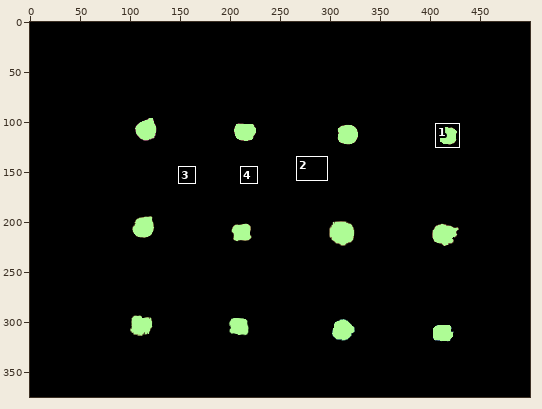
One commit to this sprite sheet: test/Annotations/video1/00000.png. Above: a wide view before the commit, with the close-up outlined.
Close-up. Before:
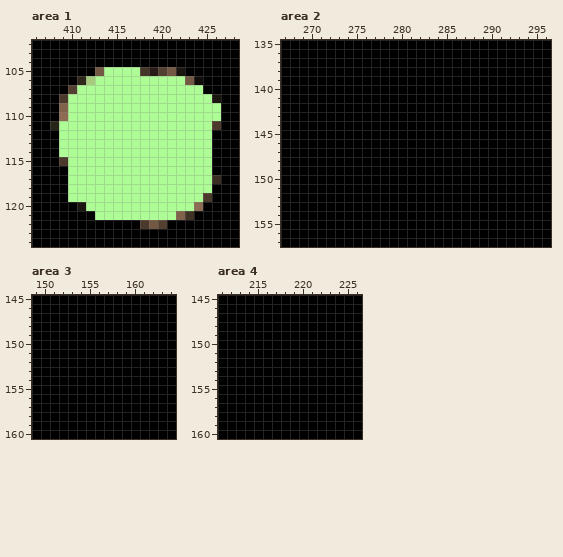
The file is 500x375 pixels. Colours within 5 levels of each other are drawn and written as one. Shown: area 1: x 406..428, y 102..124; area 2: x 267..296, y 135..157; area 3: x 149..164, y 145..160; area 4: x 211..226, y 145..160. The commit also changed other parts of the picture, which this record leaves out.
After:
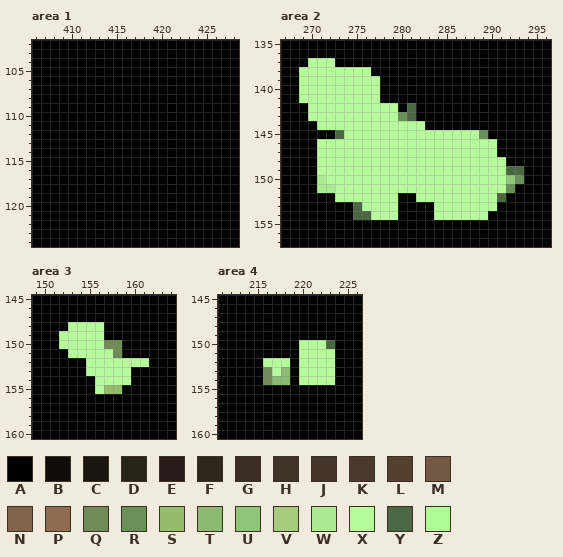
Palette (. is transparent): A #000000  B #120d0b  C #1b1510  D #272517  E #2a1b19  F #30271c  G #392e21  H #3f3325  J #453529  K #4b392c  L #544031  M #735843  N #81634c  P #8d6c53  Q #708b57  R #699059  S #95bc6c  T #8cba73  U #90c67a  V #a6ca7e  W #aaea92  X #b7fc9c  Y #4b6643  Z #aefc95
The exact change:
Area 1:
y 105: x 413..422 MZZZZJELMC -> AAAAAAAAAA
y 106: x 411..424 FVZZZZZZZZZZMB -> AAAAAAAAAAAAAA
y 107: x 410..424 LZZZZZZZZZZZZZZ -> AAAAAAAAAAAAAAA
y 108: x 409..426 KZZZZZZZZZZZZZZZZC -> AAAAAAAAAAAAAAAAAA
y 109: x 409..426 NZZZZZZZZZZZZZZZZZ -> AAAAAAAAAAAAAAAAAA
y 110: x 409..426 PZZZZZZZZZZZZZZZZZ -> AAAAAAAAAAAAAAAAAA
y 111: x 408..426 DZZZZZZZZZZZZZZZZZK -> AAAAAAAAAAAAAAAAAAA
y 112..114: x 409..425 ZZZZZZZZZZZZZZZZZ -> AAAAAAAAAAAAAAAAA
y 115: x 409..425 KZZZZZZZZZZZZZZZZ -> AAAAAAAAAAAAAAAAA
y 116: x 410..425 ZZZZZZZZZZZZZZZZ -> AAAAAAAAAAAAAAAA
y 117: x 410..426 ZZZZZZZZZZZZZZZZG -> AAAAAAAAAAAAAAAAA
y 118: x 410..425 ZZZZZZZZZZZZZZZZ -> AAAAAAAAAAAAAAAA
y 119: x 410..425 ZZZZZZZZZZZZZZZK -> AAAAAAAAAAAAAAAA
y 120: x 411..424 CZZZZZZZZZZZZP -> AAAAAAAAAAAAAA
y 121: x 413..423 ZZZZZZZZZNH -> AAAAAAAAAAA
y 122: x 418..420 KML -> AAA
Area 2:
y 137: x 270..272 AAA -> XXX
y 138: x 269..276 AAAAAAAA -> XXXXXXXX
y 139..141: x 269..277 AAAAAAAAA -> XXXXXXXXX
y 142: x 270..279 AAAAAAAAAA -> XXXXXXXXXX; x 281 A -> Y
y 143: x 270..281 AAAAAAAAAAAA -> XXXXXXXXXXRY
y 144: x 271..282 AAAAAAAAAAAA -> XXXXXXXXXXXX
y 145: x 273..289 AAAAAAAAAAAAAAAAA -> YXXXXXXXXXXXXXXXR
y 146..147: x 271..290 AAAAAAAAAAAAAAAAAAAA -> XXXXXXXXXXXXXXXXXXXX
y 148: x 271..291 AAAAAAAAAAAAAAAAAAAAA -> XXXXXXXXXXXXXXXXXXXXX
y 149: x 271..293 AAAAAAAAAAAAAAAAAAAAAAA -> XXXXXXXXXXXXXXXXXXXXXYY
y 150: x 271..293 AAAAAAAAAAAAAAAAAAAAAAA -> WXXXXXXXXXXXXXXXXXXXXUR
y 151: x 271..292 AAAAAAAAAAAAAAAAAAAAAA -> WWXXXXXXXXXXXXXXXXXXXR
y 152: x 273..279 AAAAAAA -> XXXXXXX; x 282..291 AAAAAAAAAA -> XXXXXXXXXY
y 153: x 275..279 AAAAA -> YXXXX; x 284..290 AAAAAAA -> XXXXXXX
y 154: x 275..279 AAAAA -> YYXXX; x 284..289 AAAAAA -> XXXXXX
Area 3:
y 148: x 153..156 AAAA -> XXXX
y 149: x 152..156 AAAAA -> XXXXX
y 150: x 152..158 AAAAAAA -> XXXXXQQ
y 151: x 153..158 AAAAAA -> XXXXXQ
y 152: x 155..161 AAAAAAA -> XXXXXXX
y 153: x 155..159 AAAAA -> XXXXX
y 154: x 156..159 AAAA -> XXXX
y 155: x 156..158 AAA -> XSS
Area 4:
y 150: x 220..223 AAAA -> XXXY
y 151: x 220..223 AAAA -> XXXX
y 152: x 216..218 AAA -> XXX; x 220..223 AAAA -> XXXX
y 153: x 216..218 AAA -> QXT; x 220..223 AAAA -> XXXX
y 154: x 216..218 AAA -> QTT; x 220..223 AAAA -> XXXX
Where, in picture pixels (left, top, right, bottom), the same in both close-ups:
changed: (50, 67, 221, 229)
changed: (299, 58, 524, 220)
changed: (59, 322, 149, 394)
changed: (263, 340, 335, 385)
